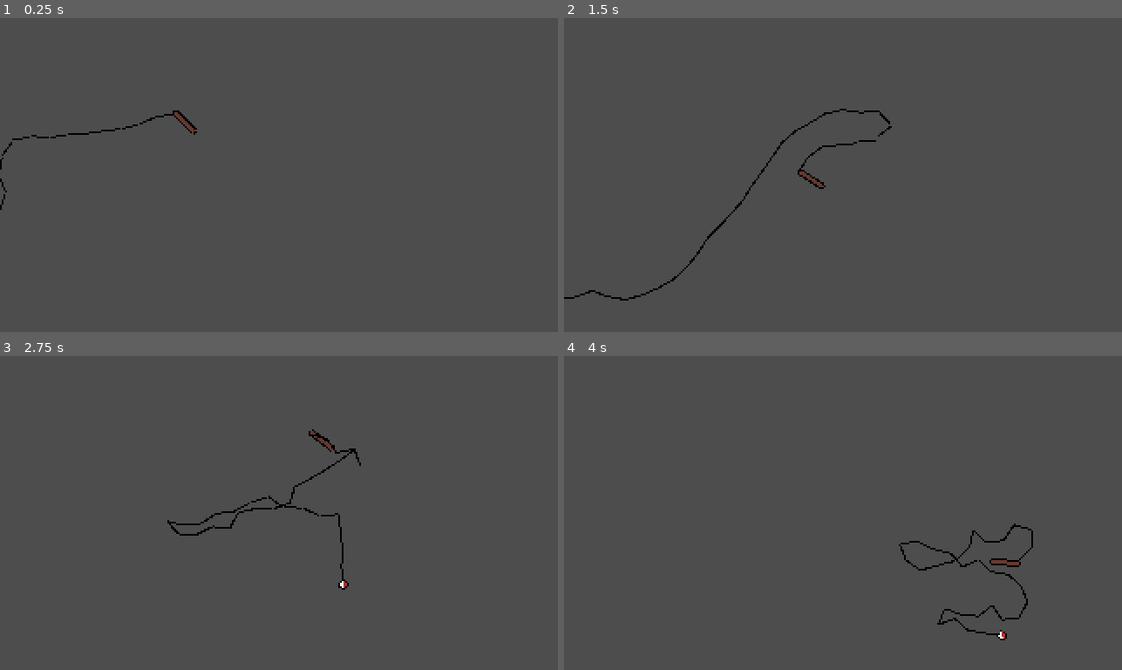
Above: before the commit, frames 1-4 (two rows, left to right).
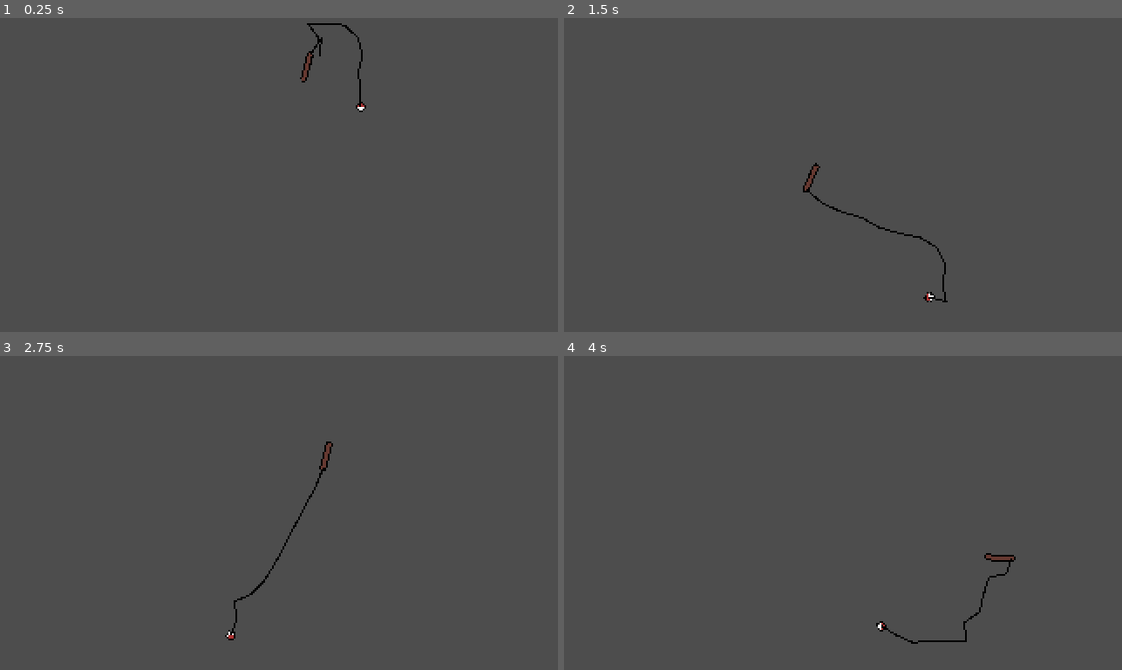
Above: after the commit, the same moments.

Repository: thomz12/LD58
Game: Godot game, scene res://scenes/main.tscn
Two runs of this game, one before a commit and one after it. Both use one fixed random seed, a clock stepped at 60 frames per second and the inputs below.
Inputs (mouse positions are in pixels of both pictures, inside the frame that each line leads up to):
- Up to frame 1 (0.25 s): no input
- Up to frame 2 (1.5 s): move the mouse to (965, 159) at 0.52 s; move the mouse to (731, 190) at 1.27 s
- Up to frame 3 (2.75 s): move the mouse to (334, 443) at 2.02 s
- Up to frame 4 (4 s): move the mouse to (815, 575) at 2.77 s; move the mouse to (1010, 560) at 3.52 s

The runs differ from the first frame. In frame 1, 0.7% of the frame differs, in the area x 0-66%, y 1-62%; in frame 2, 1.0%; in frame 3, 1.0%, in the area x 30-65%, y 23-91%; in frame 4, 1.0%.

Commit message:
rod line solid

Diff:
--- /dev/null
+++ b/ld-58/scenes/fishing_line.gd
@@ -0,0 +1,30 @@
+extends Line2D
+
+@export
+var line_root : Node2D
+
+func _process(_delta: float) -> void:
+
+	if line_root == null:
+		print("line_root not set!")
+
+	var line_points: Array[Vector2] = []
+	line_points.append(line_root.position)
+
+	var current_node := line_root
+	while current_node != null:
+		line_points.append(to_local(current_node.global_position))
+
+		var anchor := current_node.get_child(0).get_child(1)
+		if anchor.get_child_count() > 0:
+			var next_node := anchor
+
+			# Only follow if it's a Node2D (so it has global_position)
+			if next_node is Node2D:
+				current_node = next_node
+			else:
+				break
+		else:
+			break
+
+	points = line_points
--- a/ld-58/scenes/line_root.gd
+++ b/ld-58/scenes/line_root.gd
@@ -21,6 +21,7 @@
 		next_segment.add_child(joint)
 		joint.node_a = parent_body.get_path()
 		joint.node_b = segment.get_path()
+		joint.softness = 10
 
 		parent_body = segment
 		next_segment = segment.find_child("Anchor")
--- a/ld-58/scenes/line_segment.tscn
+++ b/ld-58/scenes/line_segment.tscn
@@ -6,8 +6,7 @@
 
 [node name="Line" type="RigidBody2D"]
 collision_layer = 32
-mass = 0.05
-gravity_scale = 0.0
+mass = 0.01
 linear_damp = 0.2
 angular_damp = 0.2
 
@@ -15,11 +14,5 @@
 position = Vector2(0, 5)
 shape = SubResource("CapsuleShape2D_hmc4n")
 
-[node name="FishingLine" type="Line2D" parent="Collider"]
-position = Vector2(0, -5)
-points = PackedVector2Array(0, 10, 0, 0)
-width = 1.0
-default_color = Color(0, 0, 0, 1)
-
-[node name="Anchor" type="Node2D" parent="Collider"]
-position = Vector2(0, 5)
+[node name="Anchor" type="Node2D" parent="."]
+position = Vector2(0, 10)
--- a/ld-58/scenes/main.tscn
+++ b/ld-58/scenes/main.tscn
@@ -1,16 +1,24 @@
-[gd_scene load_steps=3 format=3 uid="uid://bgjyxgqyuigc1"]
+[gd_scene load_steps=4 format=3 uid="uid://bgjyxgqyuigc1"]
 
 [ext_resource type="PackedScene" uid="uid://cxdp0ygjeeag3" path="res://scenes/rod.tscn" id="1_o5qli"]
 
 [sub_resource type="RectangleShape2D" id="RectangleShape2D_o5qli"]
-size = Vector2(339, 20)
+size = Vector2(1252.5, 20)
+
+[sub_resource type="RectangleShape2D" id="RectangleShape2D_0wfyh"]
+size = Vector2(20, 392)
 
 [node name="Main" type="Node2D"]
 
 [node name="Rod" parent="." instance=ExtResource("1_o5qli")]
+position = Vector2(207, -93)
 
 [node name="StaticBody2D" type="StaticBody2D" parent="."]
 
 [node name="CollisionShape2D" type="CollisionShape2D" parent="StaticBody2D"]
-position = Vector2(162, 174)
+position = Vector2(618.75, 174)
 shape = SubResource("RectangleShape2D_o5qli")
+
+[node name="CollisionShape2D2" type="CollisionShape2D" parent="StaticBody2D"]
+position = Vector2(-12, -11)
+shape = SubResource("RectangleShape2D_0wfyh")
--- a/ld-58/scenes/rod.tscn
+++ b/ld-58/scenes/rod.tscn
@@ -1,8 +1,9 @@
-[gd_scene load_steps=5 format=3 uid="uid://cxdp0ygjeeag3"]
+[gd_scene load_steps=6 format=3 uid="uid://cxdp0ygjeeag3"]
 
 [ext_resource type="Script" uid="uid://c8wtm7rdwttru" path="res://scripts/rod.gd" id="1_vf8jx"]
 [ext_resource type="Texture2D" uid="uid://bbbdy20qbnvfl" path="res://sprites/rod.png" id="2_vf8jx"]
 [ext_resource type="Script" uid="uid://b4tk0dyosq6tv" path="res://scenes/line_root.gd" id="3_ch35b"]
+[ext_resource type="Script" uid="uid://ccbgxprgug2dr" path="res://scenes/fishing_line.gd" id="4_erixr"]
 
 [sub_resource type="CapsuleShape2D" id="CapsuleShape2D_0wfyh"]
 radius = 2.0
@@ -27,4 +28,10 @@
 [node name="LineRoot" type="Node2D" parent="."]
 position = Vector2(0, -14)
 script = ExtResource("3_ch35b")
-segments = 32
+segments = 11
+
+[node name="FishingLine" type="Line2D" parent="." node_paths=PackedStringArray("line_root")]
+width = 1.0
+default_color = Color(0, 0, 0, 1)
+script = ExtResource("4_erixr")
+line_root = NodePath("../LineRoot")
Not shown, added: ld-58/scenes/fishing_line.gd.uid
